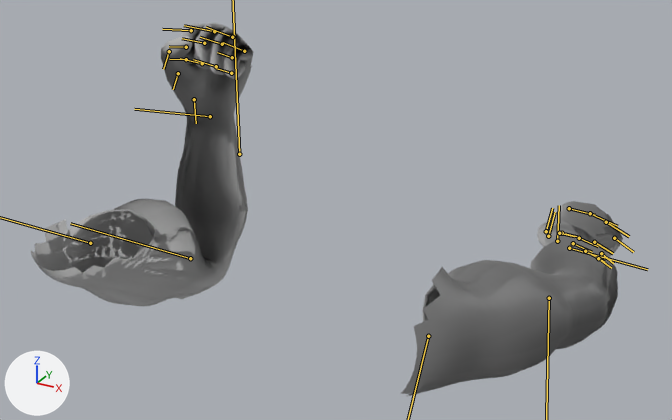
An edit to the FBX model SuperSvenFunkCommando/Assets/Sven Models/sven_arms_punch_left.fbx, drawn before and after from the same camera.
The view is the same before and after, from a 50 mm lens placed at (0.636, -0.906, 0.406), pointed at (0.005, 0.242, -0.168). The axes (+X, +Y, +Z) are drawn at lower left. The lights are the same throughout. Both versions are drawn at frame 38 of the action 'Take 001'; the numbers are the values there. The bones that bend it are drawn over the model as lines.

Objects in the first picture: 'arm'.
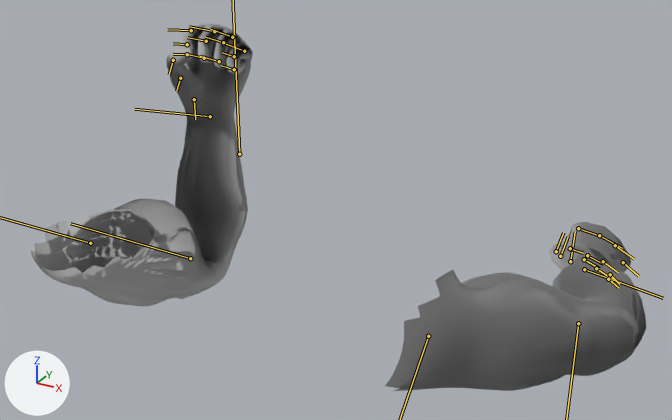
Where the change shows, as pixel boxes (x1, y1, x2, y2) in the pictures (672 x 420 px):
'arm', posed
    before: (31, 23, 623, 396)
    after: (31, 24, 646, 391)
bone 'l_finger_thumb_1', root to tip
    before: (194, 99) to (196, 123)
    after: (194, 99) to (195, 119)
bone 'l_finger_thumb_2', root to tip
    before: (178, 73) to (173, 89)
    after: (180, 78) to (176, 91)
bone 'l_finger_thumb_3', root to tip
    before: (169, 51) to (163, 69)
    after: (173, 60) to (169, 74)
bone 'l_finger_index_1', root to tip
    before: (191, 30) to (162, 29)
    after: (191, 30) to (167, 29)
bone 'l_finger_index_2', root to tip
    before: (186, 47) to (169, 46)
    after: (187, 44) to (173, 43)
bone 'l_finger_index_3', root to tip
    before: (186, 59) to (169, 59)
    after: (187, 54) to (173, 54)
bone 'l_finger_middle_1', root to tip
    before: (214, 31) to (184, 25)
    after: (214, 31) to (189, 26)
bone 'l_finger_middle_2', root to tip
    before: (204, 43) to (182, 38)
    after: (206, 41) to (187, 37)
bone 'l_finger_middle_3', root to tip
    before: (202, 63) to (180, 58)
    after: (204, 58) to (186, 54)
bone 'l_finger_ring_1', root to tip
    before: (232, 37) to (206, 27)
    after: (232, 37) to (210, 29)
bone 'l_finger_ring_2', root to tip
    before: (222, 44) to (200, 37)
    after: (223, 42) to (205, 37)
bone 'l_finger_ring_3', root to tip
    before: (216, 66) to (193, 59)
    after: (219, 61) to (200, 56)
bone 'l_finger_pinky_1', root to tip
    before: (244, 51) to (223, 42)
    after: (244, 51) to (226, 44)
bone 'l_finger_pinky_2', root to tip
    before: (232, 57) to (217, 52)
    after: (234, 56) to (222, 52)
bone 'l_finger_pinky_3', root to tip
    before: (231, 73) to (216, 68)
    after: (234, 69) to (221, 65)
bone 'r_finger_thumb_1', root to tip
    before: (557, 241) to (559, 205)
    after: (570, 261) to (575, 231)
bone 'r_finger_thumb_2', root to tip
    before: (548, 236) to (555, 212)
    after: (560, 256) to (568, 236)
bone 'r_finger_thumb_3', root to tip
    before: (546, 231) to (552, 208)
    after: (556, 251) to (563, 232)
bone 'r_finger_index_1', root to tip
    before: (569, 208) to (595, 215)
    after: (578, 228) to (600, 236)
bone 'r_finger_index_2', root to tip
    before: (562, 233) to (577, 236)
    after: (571, 249) to (583, 253)
bone 'r_finger_index_3', root to tip
    before: (559, 233) to (574, 236)
    after: (570, 248) to (582, 253)
bone 'r_finger_middle_1', root to tip
    before: (590, 213) to (617, 226)
    after: (599, 235) to (622, 248)
bone 'r_finger_middle_2', root to tip
    before: (579, 238) to (598, 246)
    after: (587, 255) to (603, 264)
bone 'r_finger_middle_3', root to tip
    before: (573, 243) to (592, 252)
    after: (584, 259) to (599, 268)
bone 'r_finger_ring_1', root to tip
    before: (606, 222) to (629, 236)
    after: (615, 245) to (634, 259)
bone 'r_finger_ring_1.001', root to tip
    before: (594, 242) to (613, 253)
    after: (603, 261) to (618, 272)
bone 'r_finger_ring_3', root to tip
    before: (585, 251) to (605, 262)
    after: (596, 268) to (612, 279)
bone 'r_finger_pinky_1', root to tip
    before: (614, 238) to (633, 252)
    after: (623, 262) to (638, 276)
bone 'r_finger_pinky_2', root to tip
    before: (601, 253) to (613, 263)
    after: (610, 274) to (619, 284)
bone 'r_finger_pinky_3', root to tip
    before: (598, 258) to (611, 268)
    after: (608, 279) to (619, 288)

The change in detail:
Bone 'l_finger_thumb_1' (bone_l_finger_thumb_1) is rescaled from (1.2, 1.2, 1.2) to (1.0, 1.0, 1.0).
Bone 'l_finger_thumb_2' (bone_l_finger_thumb_2) is rescaled from (1.2, 1.2, 1.2) to (1.0, 1.0, 1.0).
Bone 'l_finger_thumb_3' (bone_l_finger_thumb_3) is rescaled from (1.2, 1.2, 1.2) to (1.0, 1.0, 1.0).
Bone 'l_finger_index_1' (bone_l_finger_index_1) is rescaled from (1.2, 1.2, 1.2) to (1.0, 1.0, 1.0).
Bone 'l_finger_index_2' (bone_l_finger_index_2) is rescaled from (1.2, 1.2, 1.2) to (1.0, 1.0, 1.0).
Bone 'l_finger_index_3' (bone_l_finger_index_3) is rescaled from (1.2, 1.2, 1.2) to (1.0, 1.0, 1.0).
Bone 'l_finger_middle_1' (bone_l_finger_middle_1) is rescaled from (1.2, 1.2, 1.2) to (1.0, 1.0, 1.0).
Bone 'l_finger_middle_2' (bone_l_finger_middle_2) is rescaled from (1.2, 1.2, 1.2) to (1.0, 1.0, 1.0).
Bone 'l_finger_middle_3' (bone_l_finger_middle_3) is rescaled from (1.2, 1.2, 1.2) to (1.0, 1.0, 1.0).
Bone 'l_finger_ring_1' (bone_l_finger_ring_1) is rescaled from (1.2, 1.2, 1.2) to (1.0, 1.0, 1.0).
Bone 'l_finger_ring_2' (bone_l_finger_ring_2) is rescaled from (1.2, 1.2, 1.2) to (1.0, 1.0, 1.0).
Bone 'l_finger_ring_3' (bone_l_finger_ring_3) is rescaled from (1.2, 1.2, 1.2) to (1.0, 1.0, 1.0).
Bone 'l_finger_pinky_1' (bone_l_finger_pinky_1) is rescaled from (1.29, 1.29, 1.29) to (1.09, 1.09, 1.09).
Bone 'l_finger_pinky_2' (bone_l_finger_pinky_2) is rescaled from (1.29, 1.29, 1.29) to (1.09, 1.09, 1.09).
Bone 'l_finger_pinky_3' (bone_l_finger_pinky_3) is rescaled from (1.29, 1.29, 1.29) to (1.09, 1.09, 1.09).
Bone 'r_shoulder' (bone_r_shoulder) turns from (-12, -9, 4) to (-14, 3, 5) degrees about its own x, y and z.
Bone 'r_elbow' (bone_r_elbow) turns from (-3, -28, -12) to (-2, -43, -12) degrees about its own x, y and z.
Bone 'r_finger_thumb_1' (bone_r_finger_thumb_1) is rescaled from (1.2, 1.2, 1.2) to (1.0, 1.0, 1.0).
Bone 'r_finger_thumb_2' (bone_r_finger_thumb_2) is rescaled from (1.2, 1.2, 1.2) to (1.0, 1.0, 1.0).
Bone 'r_finger_thumb_3' (bone_r_finger_thumb_3) is rescaled from (1.2, 1.2, 1.2) to (1.0, 1.0, 1.0).
Bone 'r_finger_index_1' (bone_r_finger_index_1) is rescaled from (1.2, 1.2, 1.2) to (1.0, 1.0, 1.0).
Bone 'r_finger_index_2' (bone_r_finger_index_2) is rescaled from (1.2, 1.2, 1.2) to (1.0, 1.0, 1.0).
Bone 'r_finger_index_3' (bone_r_finger_index_3) is rescaled from (1.2, 1.2, 1.2) to (1.0, 1.0, 1.0).
Bone 'r_finger_middle_1' (bone_r_finger_middle_1) is rescaled from (1.2, 1.2, 1.2) to (1.0, 1.0, 1.0).
Bone 'r_finger_middle_2' (bone_r_finger_middle_2) is rescaled from (1.2, 1.2, 1.2) to (1.0, 1.0, 1.0).
Bone 'r_finger_middle_3' (bone_r_finger_middle_3) is rescaled from (1.2, 1.2, 1.2) to (1.0, 1.0, 1.0).
Bone 'r_finger_ring_1' (bone_r_finger_ring_1) is rescaled from (1.2, 1.2, 1.2) to (1.0, 1.0, 1.0).
Bone 'r_finger_ring_1.001' (bone_r_finger_ring_1_001) is rescaled from (1.2, 1.2, 1.2) to (1.0, 1.0, 1.0).
Bone 'r_finger_ring_3' (bone_r_finger_ring_3) is rescaled from (1.2, 1.2, 1.2) to (1.0, 1.0, 1.0).
Bone 'r_finger_pinky_1' (bone_r_finger_pinky_1) is rescaled from (1.29, 1.29, 1.29) to (1.09, 1.09, 1.09).
Bone 'r_finger_pinky_2' (bone_r_finger_pinky_2) is rescaled from (1.29, 1.29, 1.29) to (1.09, 1.09, 1.09).
Bone 'r_finger_pinky_3' (bone_r_finger_pinky_3) is rescaled from (1.29, 1.29, 1.29) to (1.09, 1.09, 1.09).
